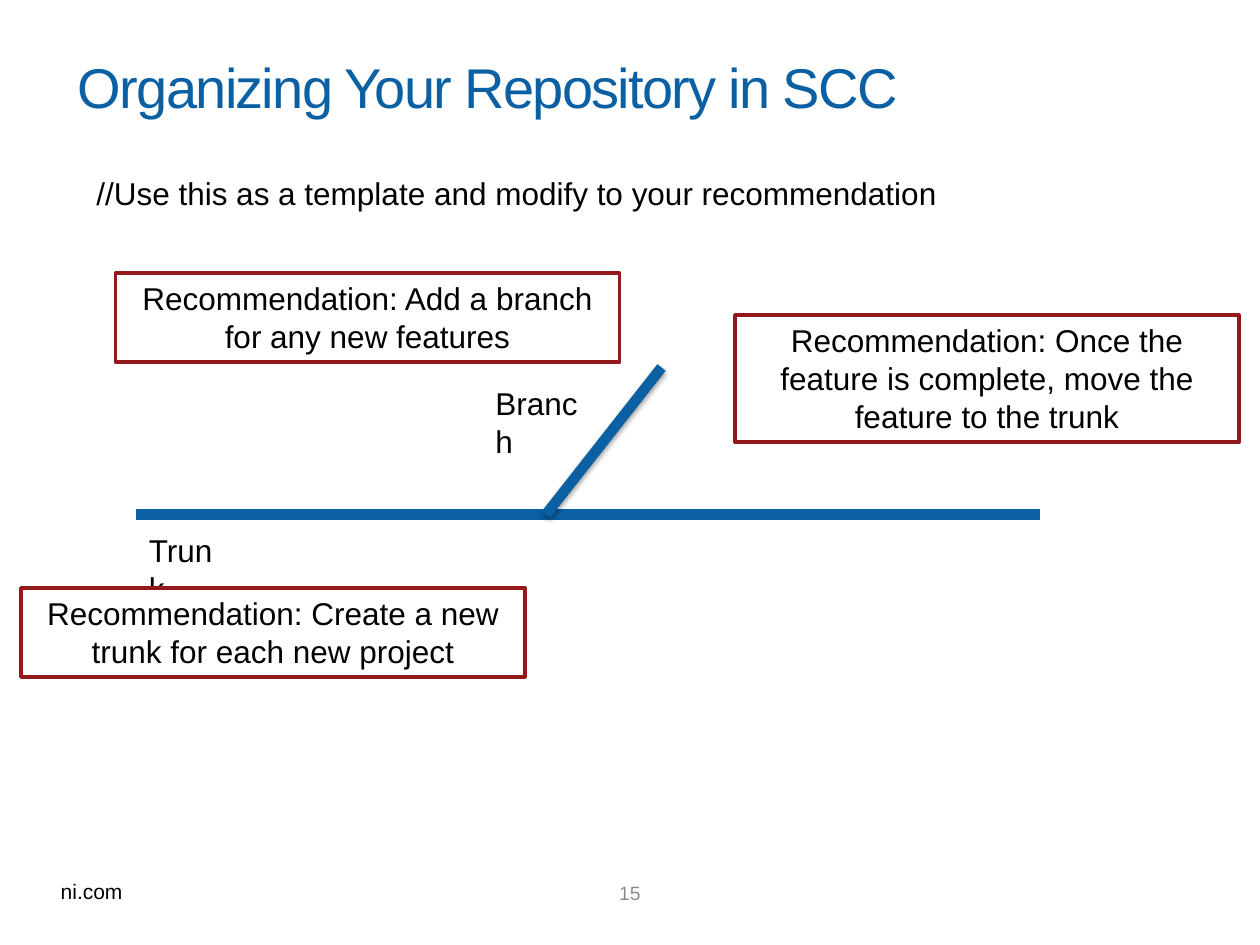
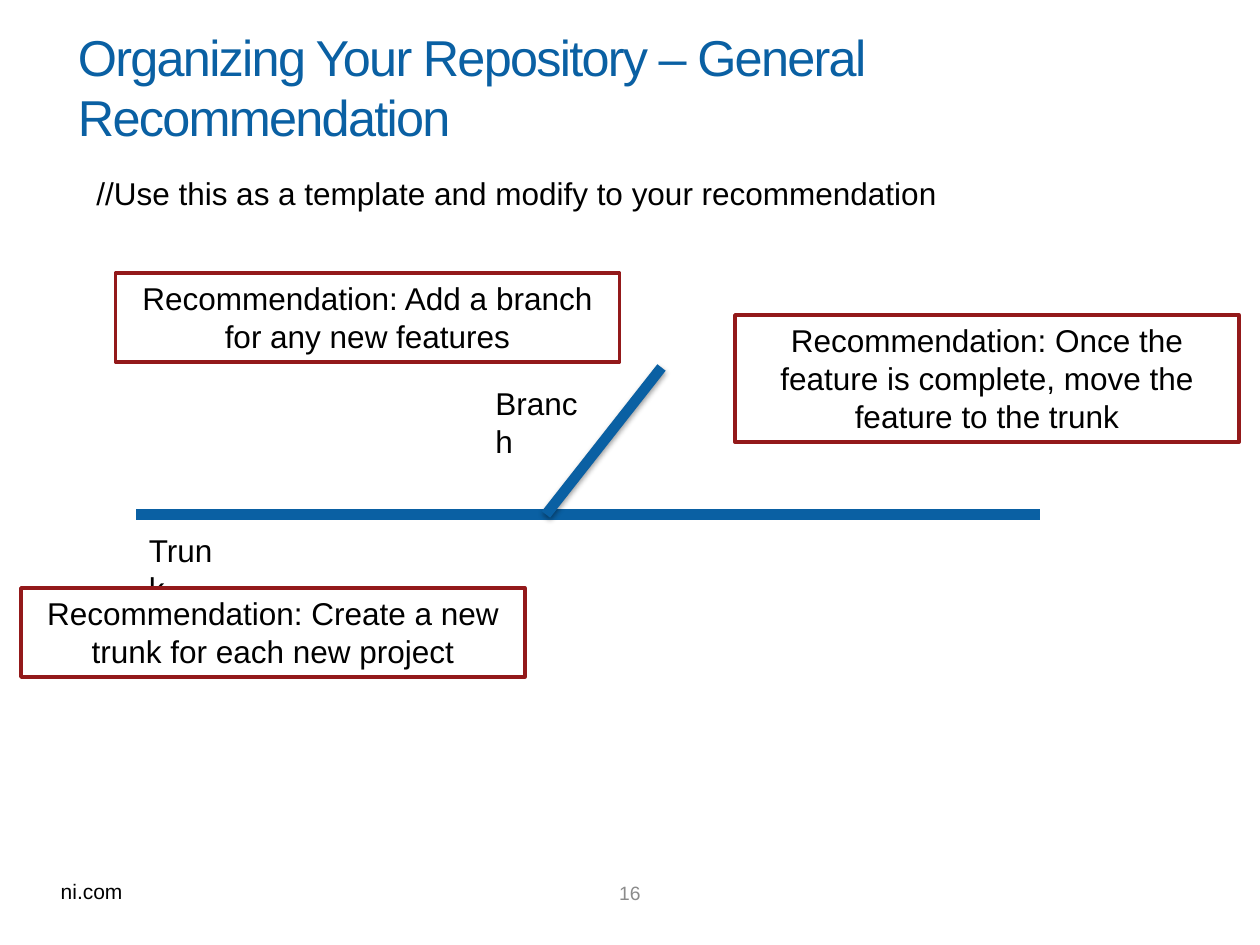
Before and after one commit to kimberlywenger/SCC, a slide deck: slide 16 of SCC Team Dev.pptx (slide 15 before the commit). Drawn at 1260x945 pixels with LibreOffice and Linux fonts; fonts in the diff are those of the drawing; background and template pictures are left out. Boxes give left, top, right and bottom in pixels: in the first picture for what was removed or moved away, otherwise in the second. Text is boxed around its words. In the diff, an @@ line names an element or a change of style, - is before the commit and + after.

```diff
--- a/SCC Team Dev.pptx
+++ b/SCC Team Dev.pptx
@@ title at [78,39,866,137]: text changed; size 32 to 28.8 pt @@
-Organizing Your Repository in SCC
+Organizing Your Repository – General Recommendation
@@ page number at [619,886,640,900]: text changed @@
-15
+16
```
Also in this commit, not shown: 4 other slides changed, 5 slides added, 1 slide removed.
